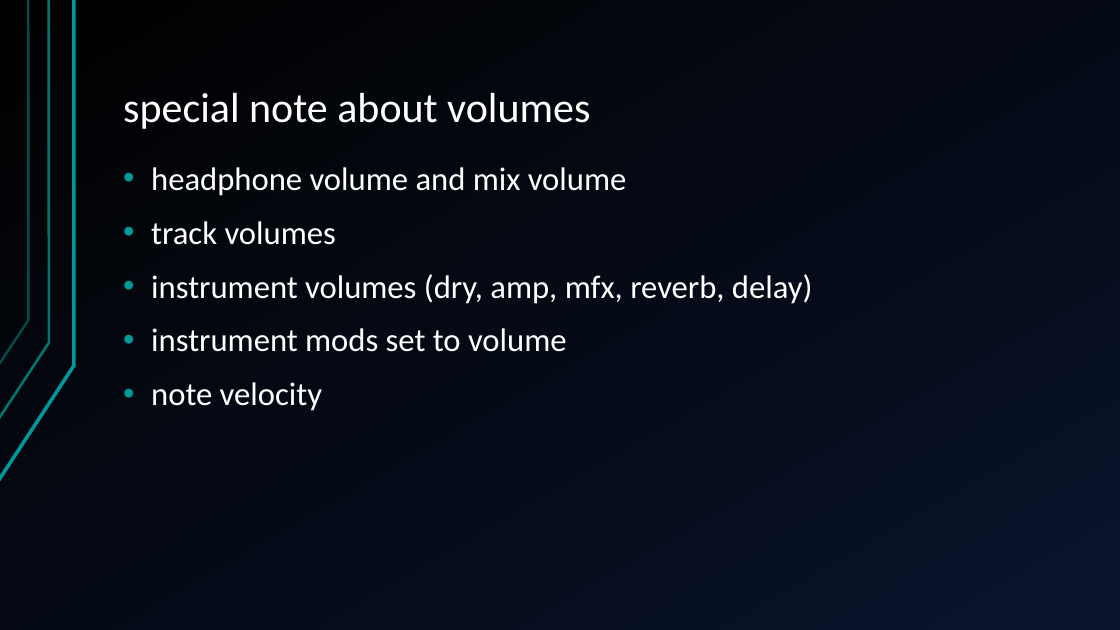
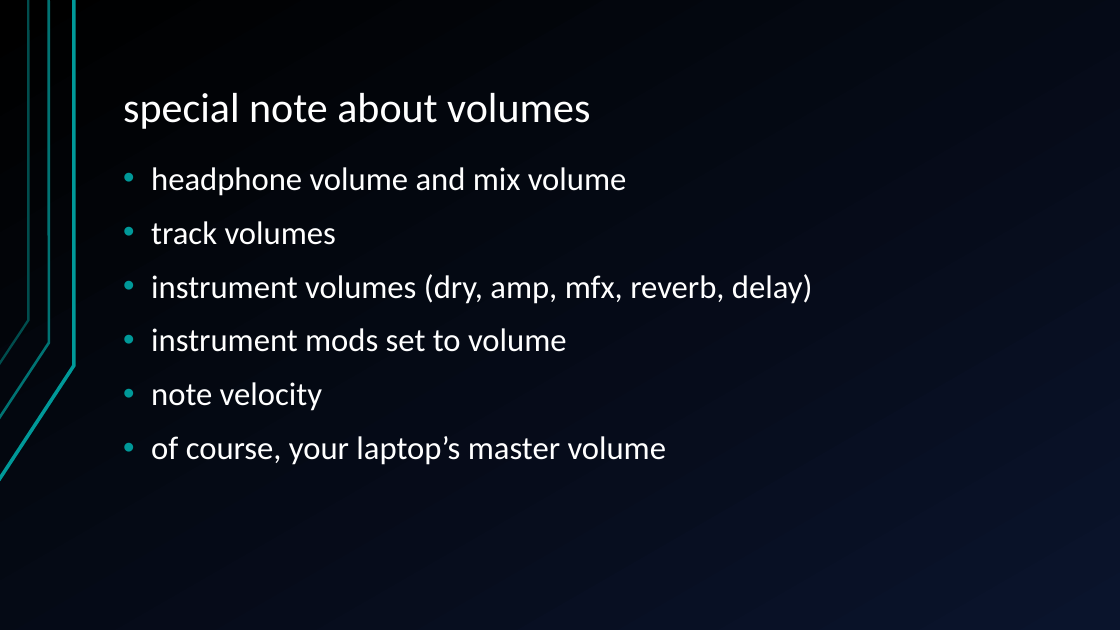
Before and after one commit to jegasus/m8-tracker-workshop, a slide deck: slide 14 of slides_v1.odp (slide 13 before the commit). Drawn at 1120x630 pixels with LibreOffice and Linux fonts; fonts in the diff are those of the drawing. Boxes give left, top, right and bottom in pixels: in the first picture for what was removed or moved away, otherwise in the second. Text is boxed around its words. In the diff, an @@ line names an element or a change of style, - is before the commit and + after.

```diff
--- a/slides_v1.odp
+++ b/slides_v1.odp
@@ text at bbox=[151, 436, 667, 465]: paragraph added @@
+• of course, your laptop’s master volume
```
Also in this commit, not shown: 4 other slides changed, 1 slide added.
